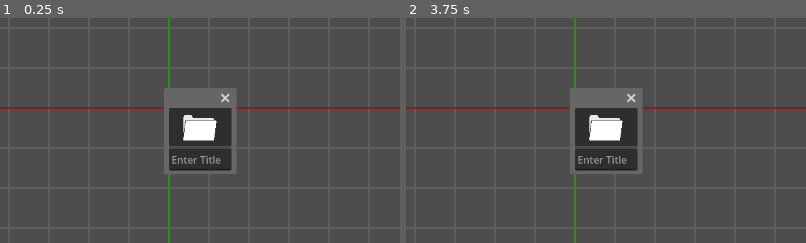
Above: before the commit, frames 1-2 (left to right).
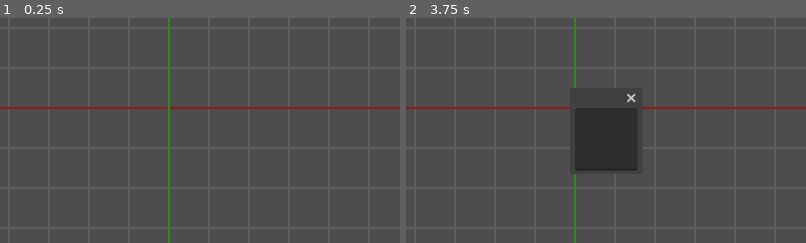
Above: after the commit, the same moments.

Repository: TophatMoth/TMPMS-v2
Game: Godot game, scene res://InProject.tscn
The game is run twice, just before and just after one commit, with the same random seed, the same clock (stepped at 60 frames per second) and the same inputs. The engine's default icon, where the game draws it, is replaced by a stand-in: a white triangle on a blue panel in a dark square.
Inputs (mouse positions are % of the whole screen's width and height, from its top left):
- Up to frame 1 (0.25 s): no input
- Up to frame 2 (3.75 s): click (3, 5) at 0.5 s; click (8, 5) at 1.25 s; click (13, 5) at 2 s; click (19, 5) at 2.75 s; click (3, 15) at 3.5 s
The pictures show only the part of the screen within x 29-79%, y 30-80%; the shares and areas given below are measured in that part.

The runs differ from the first frame. In frame 1, 6.3% of the frame differs, in the area x 41-60%, y 31-70%; in frame 2, 3.6%.

Commit message:
Added Creating New FileObjects
- The buttons work now
- Also fixed a bug where you could resize the UI's windows

Diff:
--- a/FileObjects/FolderFileObject.tscn
+++ b/FileObjects/FolderFileObject.tscn
@@ -14,7 +14,6 @@
 
 [node name="Button" type="Button" parent="VBoxContainer" index="0"]
 texture_filter = 1
-layout_mode = 2
 offset_right = 1280.0
 offset_bottom = 681.0
 grow_horizontal = 2
@@ -26,7 +25,6 @@
 expand_icon = true
 
 [node name="TextEdit" type="TextEdit" parent="VBoxContainer" index="1"]
-layout_mode = 2
 offset_top = 685.0
 offset_right = 1280.0
 offset_bottom = 720.0
--- a/InProject.tscn
+++ b/InProject.tscn
@@ -1,13 +1,9 @@
-[gd_scene load_steps=10 format=3 uid="uid://q8kaiiccfjqh"]
+[gd_scene load_steps=6 format=3 uid="uid://q8kaiiccfjqh"]
 
 [ext_resource type="Script" path="res://ProjectController.gd" id="1_7xskc"]
 [ext_resource type="Script" path="res://MainCamera.gd" id="2_6aecc"]
 [ext_resource type="PackedScene" uid="uid://cs5bxtio4lyn5" path="res://Grid.tscn" id="2_ccm7a"]
-[ext_resource type="PackedScene" uid="uid://dg47axgtxy67i" path="res://FileObjects/BaseFileObject.tscn" id="2_g7pos"]
-[ext_resource type="PackedScene" uid="uid://dasy13nxsbcjj" path="res://FileObjects/ImageFileObject.tscn" id="4_77fss"]
 [ext_resource type="PackedScene" uid="uid://c00ndr6p78vj5" path="res://UI.tscn" id="4_v4jb4"]
-[ext_resource type="PackedScene" uid="uid://o5ukkjsjkqge" path="res://FileObjects/TextFileObject.tscn" id="5_skgah"]
-[ext_resource type="PackedScene" uid="uid://cantxupniv33a" path="res://FileObjects/FolderFileObject.tscn" id="6_l58vb"]
 
 [sub_resource type="GDScript" id="GDScript_syp4w"]
 script/source = "extends Node
@@ -31,14 +27,6 @@
 [node name="FileObjects" type="Node" parent="."]
 script = SubResource("GDScript_syp4w")
 
-[node name="FileObject" parent="FileObjects" instance=ExtResource("2_g7pos")]
-
-[node name="FileObject2" parent="FileObjects" instance=ExtResource("4_77fss")]
-
-[node name="FileObject3" parent="FileObjects" instance=ExtResource("5_skgah")]
-
-[node name="FileObject4" parent="FileObjects" instance=ExtResource("6_l58vb")]
-
 [connection signal="button_pressed" from="UI" to="." method="_on_ui_button_pressed"]
 
 [editable path="UI"]
--- a/ProjectController.gd
+++ b/ProjectController.gd
@@ -2,6 +2,10 @@
 class_name ProjectController
 
 @onready var ui : ProjectUI = $UI;
+
+@onready var textbox_scene : PackedScene = load("res://FileObjects/TextFileObject.tscn");
+@onready var folder_scene : PackedScene = load("res://FileObjects/FolderFileObject.tscn");
+@onready var image_scene : PackedScene = load("res://FileObjects/ImageFileObject.tscn");
 
 func _on_ui_button_pressed(button_id : int):
 	match(button_id):
@@ -19,11 +23,11 @@
 		ProjectUI.CLOSE:
 			pass;
 		ProjectUI.ADD_TEXTBOX:
-			pass;
+			spawn_file_object(textbox_scene);
 		ProjectUI.ADD_FOLDER:
-			pass;
+			spawn_file_object(folder_scene);
 		ProjectUI.ADD_IMAGE:
-			pass;
+			spawn_file_object(image_scene);
 
 func center_cam():
 	$Camera2D.position = Vector2.ZERO;
@@ -33,3 +37,9 @@
 	for child in $FileObjects.get_children():
 		if child is FileObject:
 			child.global_position = Vector2i.ZERO;
+
+func spawn_file_object(file_object_scene : PackedScene):
+	var new_fo := file_object_scene.instantiate();
+	$FileObjects.add_child(new_fo);
+	if new_fo is FileObject:
+		new_fo.global_position = $Camera2D.position;
--- a/UI.tscn
+++ b/UI.tscn
@@ -14,16 +14,21 @@
 [sub_resource type="GDScript" id="GDScript_tbdg4"]
 script/source = "extends Window
 
+@export var offset : Vector2i = Vector2i(0, 0);
+
 @export_enum(\"X\", \"Y\") var resize_axis : int = 0;
+@export var other_axis_size : int = 72;
 @export var subtract_amount : int = 0;
 
 func _ready():
 	get_tree().root.size_changed.connect(update_size);
+	size_changed.connect(update_size);
 	update_size();
-	grab_focus();
 
 func update_size():
 	size[resize_axis] = get_tree().root.size[resize_axis] - subtract_amount;
+	size[1 - resize_axis] = other_axis_size;
+	position = offset;
 "
 
 [sub_resource type="LabelSettings" id="LabelSettings_iyxkq"]
@@ -50,7 +55,6 @@
 color = Color(0.145098, 0.145098, 0.164706, 1)
 
 [node name="MarginContainer" type="MarginContainer" parent="TopBar/Top Bar"]
-layout_mode = 1
 anchors_preset = 15
 anchor_right = 1.0
 anchor_bottom = 1.0
@@ -62,7 +66,6 @@
 theme_override_constants/margin_bottom = 4
 
 [node name="HBoxContainer" type="HBoxContainer" parent="TopBar/Top Bar/MarginContainer"]
-layout_mode = 2
 offset_left = 4.0
 offset_top = 4.0
 offset_right = 1276.0
@@ -72,7 +75,6 @@
 
 [node name="HomeButton" type="Button" parent="TopBar/Top Bar/MarginContainer/HBoxContainer"]
 custom_minimum_size = Vector2i(64, 64)
-layout_mode = 2
 offset_right = 64.0
 offset_bottom = 712.0
 tooltip_text = "Go to the project's home folder"
@@ -82,7 +84,6 @@
 
 [node name="UpFolderButton" type="Button" parent="TopBar/Top Bar/MarginContainer/HBoxContainer"]
 custom_minimum_size = Vector2i(64, 64)
-layout_mode = 2
 offset_left = 68.0
 offset_right = 132.0
 offset_bottom = 712.0
@@ -93,7 +94,6 @@
 
 [node name="CenterButton" type="Button" parent="TopBar/Top Bar/MarginContainer/HBoxContainer"]
 custom_minimum_size = Vector2i(64, 64)
-layout_mode = 2
 offset_left = 136.0
 offset_right = 200.0
 offset_bottom = 712.0
@@ -104,7 +104,6 @@
 
 [node name="CenterFilesButton" type="Button" parent="TopBar/Top Bar/MarginContainer/HBoxContainer"]
 custom_minimum_size = Vector2i(64, 64)
-layout_mode = 2
 offset_left = 204.0
 offset_right = 268.0
 offset_bottom = 712.0
@@ -114,7 +113,6 @@
 icon_alignment = 1
 
 [node name="Label" type="Label" parent="TopBar/Top Bar/MarginContainer/HBoxContainer"]
-layout_mode = 2
 offset_left = 272.0
 offset_right = 1136.0
 offset_bottom = 712.0
@@ -127,7 +125,6 @@
 
 [node name="SaveButton" type="Button" parent="TopBar/Top Bar/MarginContainer/HBoxContainer"]
 custom_minimum_size = Vector2i(64, 64)
-layout_mode = 2
 offset_left = 1140.0
 offset_right = 1204.0
 offset_bottom = 712.0
@@ -137,7 +134,6 @@
 
 [node name="CloseButton" type="Button" parent="TopBar/Top Bar/MarginContainer/HBoxContainer"]
 custom_minimum_size = Vector2i(64, 64)
-layout_mode = 2
 offset_left = 1208.0
 offset_right = 1272.0
 offset_bottom = 712.0
@@ -153,6 +149,7 @@
 borderless = true
 always_on_top = true
 script = SubResource("GDScript_tbdg4")
+offset = Vector2i(0, 72)
 resize_axis = 1
 subtract_amount = 72
 
@@ -166,7 +163,6 @@
 color = Color(0.211765, 0.211765, 0.239216, 1)
 
 [node name="MarginContainer" type="MarginContainer" parent="SideBar/Side Bar"]
-layout_mode = 1
 anchors_preset = 15
 anchor_right = 1.0
 anchor_bottom = 1.0
@@ -178,7 +174,6 @@
 theme_override_constants/margin_bottom = 4
 
 [node name="VBoxContainer" type="VBoxContainer" parent="SideBar/Side Bar/MarginContainer"]
-layout_mode = 2
 offset_left = 4.0
 offset_top = 4.0
 offset_right = 1276.0
@@ -188,7 +183,6 @@
 
 [node name="TextboxButton" type="Button" parent="SideBar/Side Bar/MarginContainer/VBoxContainer"]
 custom_minimum_size = Vector2i(64, 64)
-layout_mode = 2
 offset_right = 1272.0
 offset_bottom = 64.0
 tooltip_text = "Add a textbox"
@@ -198,7 +192,6 @@
 
 [node name="FolderButton" type="Button" parent="SideBar/Side Bar/MarginContainer/VBoxContainer"]
 custom_minimum_size = Vector2i(64, 64)
-layout_mode = 2
 offset_top = 68.0
 offset_right = 1272.0
 offset_bottom = 132.0
@@ -209,7 +202,6 @@
 
 [node name="ImageButton" type="Button" parent="SideBar/Side Bar/MarginContainer/VBoxContainer"]
 custom_minimum_size = Vector2i(64, 64)
-layout_mode = 2
 offset_top = 136.0
 offset_right = 1272.0
 offset_bottom = 200.0
@@ -229,7 +221,6 @@
 theme_override_constants/margin_bottom = 4
 
 [node name="CoordLabel" type="Label" parent="MarginContainer"]
-layout_mode = 2
 offset_right = 1274.0
 offset_bottom = 716.0
 grow_horizontal = 2
